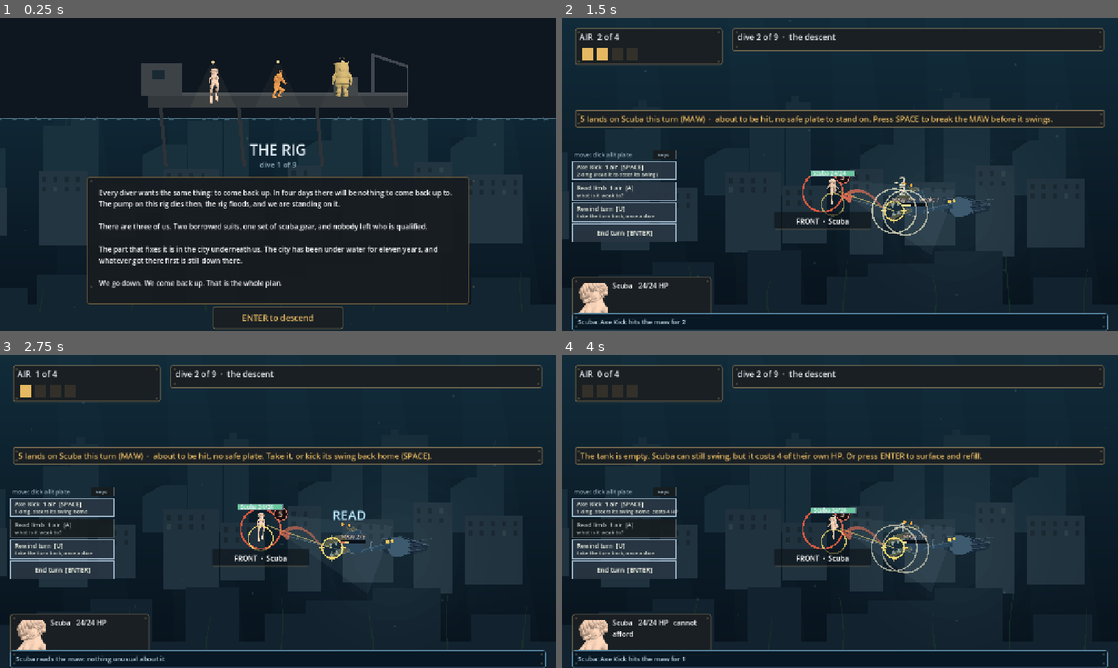
Above: before the commit, frames 1-4 (two rows, left to right).
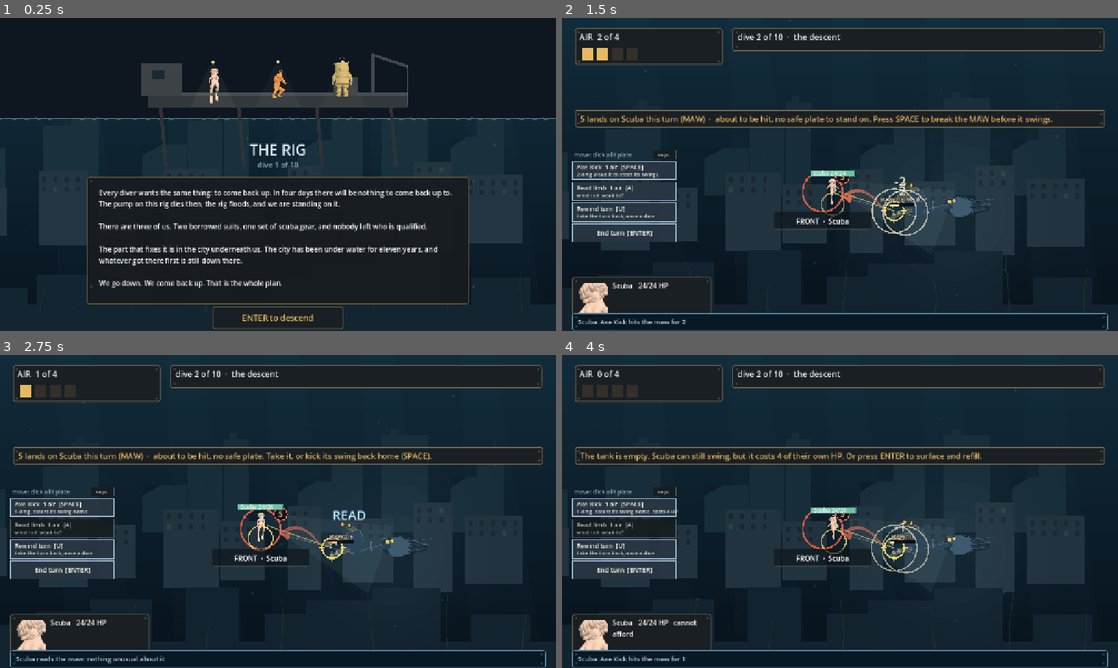
Above: after the commit, the same moments.

Repository: ImmortalDemonGod/salvage
Game: Godot game, scene res://game/main.tscn
Same seed, same stepped clock (60 frames per second), same inputs: the game is played once before the commit and once after it.
Inputs (mouse positions are in pixels of both pictures, inside the frame that each line leads up to):
- Up to frame 1 (0.25 s): no input
- Up to frame 2 (1.5 s): tap Enter at 0.5 s; move the mouse to (812, 237) at 0.52 s; hold W 0.53-1.25 s; tap 1 at 0.6 s; click (812, 237) at 0.67 s; tap Space at 0.77 s; drag from (1006, 221) to (812, 237) at 1.27 s
- Up to frame 3 (2.75 s): move the mouse to (111, 464) at 2.02 s; hold A from 2.03 s (still down); tap 3 at 2.1 s
- Up to frame 4 (4 s): release A at 2.75 s; drag from (867, 511) to (673, 464) at 2.77 s; move the mouse to (756, 433) at 3.52 s; hold Down from 3.53 s (still down); tap Q at 3.6 s; tap Space at 3.77 s

The runs differ from the first frame. In frame 1, less than 0.1% of the frame differs, in the area x 46-54%, y 46-48%; in frame 2, 0.3%, in the area x 29-85%, y 4-77%; in frame 3, 0.3%; in frame 4, 0.3%.

Commit message:
the barnacle: fewer limbs is not less fight
The artist's diversity ask, shipped as ladder content (dive 7 of 10):
a shell that SQUATS on FLANK, blocking the station until broken and
pried at from beside it, and a brittle feeler guarding the ground you
pry from. Three sim rules were born or fixed on the way, each mirrored
in the fuzz: blocks (a limb that takes a station), prying (a blocking
limb is attackable from its neighbours), and broken limbs releasing
their station's aim (a diver standing on a corpse could not target
past it, which stalemated the judge at t41). The single-limb shape
proved degenerate against the pinned judge (a one-HP cliff between
clears-in-4 and stalemates-at-41), so the artist gets two limbs, which
is still fewer. One judge amendment, logged in place: a healthy judge
fights and a hurt one dodges, because unconditional dodge value was
the shut-forever pathology in movement clothes. Bands: barnacle 87.6
casual, greedy t10 paying 14, every other fight within a point of
yesterday, G2 40 of 40 across the ten-beat ladder, and the escape
prompt can never glow a squatted plate (audited).

Diff:
--- a/content/beats.gd
+++ b/content/beats.gd
@@ -101,6 +101,17 @@
 		"expect": {"encounter": "spitter", "divers": 2, "open_stations": 4, "limbs": 3},
 	},
 	{
+		"id": "reef1",
+		"kind": "combat",
+		"encounter": "barnacle",
+		"title": "the barnacle",
+		"teaches": "blocks",
+		"uses": ["stations", "air", "limbs", "telegraph", "conditions", "backline"],
+		"built": true,
+		"expect": {"encounter": "barnacle", "divers": 2, "open_stations": 4, "limbs": 2},
+		"note": "the squat: a limb that TAKES your station until broken, pried at from beside it",
+	},
+	{
 		"id": "puzzle2",
 		"kind": "puzzle",
 		"stage": 2,
@@ -146,4 +157,4 @@
 
 static var MECHANICS := ["goal", "combat_frame", "stations", "air", "limbs",
 	"telegraph", "cost_tiers", "heavy_tier", "water_level", "conditions", "backline",
-	"overdraft", "umbilical", "analyze", "hunts", "ramp", "salvage"]
+	"overdraft", "umbilical", "analyze", "hunts", "ramp", "salvage", "blocks"]
--- a/content/encounters.gd
+++ b/content/encounters.gd
@@ -95,6 +95,35 @@
 			{"limb": 2, "stations": [REAR, FLANK], "dmg": 4, "name": "sweeps"},
 		],
 	},
+	# Beat `reef1`. The artist's diversity ask made content: ONE limb,
+	# and the limb is a squatter. The shell sits on FLANK and nobody
+	# stands there until it is broken; its slam alternates around the
+	# board, so the fight is a race to crack an armored thing that has
+	# taken your ground. Fewer limbs, new question.
+	"barnacle": {
+		"title": "the barnacle",
+		"art": {"kind": "crab", "scale": 120.0, "pos": [880, 330], "tint": [0.80, 0.62, 0.50]},
+		"places": {"0": [600, 392], "1": [842, 330], "3": [1096, 392], "4": [338, 392]},
+		"party": 2,
+		"drum": true,
+		"open_stations": [FRONT, FLANK, REAR, BACKLINE],
+		"starts": [FRONT, BACKLINE],
+		# two limbs is still the artist's "fewer": the single-limb space
+		# proved degenerate against the pinned judge (a one-HP cliff
+		# between clears-in-4 and stalemates-at-41), the same narrowness
+		# the two-diver crab documented. The shell squats; the feeler
+		# punishes the ground you pry from.
+		"limbs": [
+			{"name": "shell", "hp": 20, "station": FLANK, "trait": "leaking", "blocks": true},
+			{"name": "feeler", "hp": 13, "station": REAR, "trait": "brittle"},
+		],
+		"attacks": [
+			{"limb": 0, "stations": [REAR], "dmg": 5, "name": "slams"},
+			{"limb": 0, "hunts": true, "stations": [], "dmg": 5, "name": "snaps toward"},
+			{"limb": 1, "stations": [FRONT], "dmg": 4, "name": "scrapes at"},
+			{"limb": 1, "stations": [FRONT, REAR], "dmg": 4, "name": "rakes"},
+		],
+	},
 	# Beat `fight2`. A DIFFERENT anatomy, which is the question the whole
 	# station design rests on: does the geometry survive a different body?
 	# It inverts fight one deliberately. There, UNDER was the empty station
--- a/game/main.gd
+++ b/game/main.gd
@@ -777,15 +777,9 @@
 		return hurt + "   Nothing is announced where they stand: keep them there and hit with SPACE."
 	if not combat.can_attack(d):
 		var safe_far := -1
-		for st in combat.OPEN_STATIONS:
+		for st in _lit_stations():
 			var lbx: int = combat.STATION_LIMB[int(st)]
-			if lbx < 0 or combat.limb_broken[lbx]:
-				continue
-			var busy := false
-			for o in combat.divers:
-				if not o.down and int(o.station) == int(st):
-					busy = true
-			if not busy:
+			if lbx >= 0 and not combat.limb_broken[lbx]:
 				safe_far = int(st)
 				break
 		if safe_far >= 0 and combat.can_move_now(int(d.id)):
@@ -873,16 +867,11 @@
 
 func _escape_line(d) -> String:
 	var refuge := -1
-	for st in combat.OPEN_STATIONS:
-		if int(st) == int(d.station) or int(st) in combat.threatened_stations():
+	for st in _lit_stations():
+		if int(st) in combat.threatened_stations():
 			continue
-		var occupied := false
-		for o in combat.divers:
-			if not o.down and int(o.station) == int(st):
-				occupied = true
-		if not occupied:
-			refuge = int(st)
-			break
+		refuge = int(st)
+		break
 	var lb: int = combat.target_limb(d)
 	var kill := ""
 	if lb >= 0:
@@ -1399,6 +1388,9 @@
 		for o in combat.divers:
 			if not o.down and int(o.station) == int(st):
 				busy = true
+		var bl: int = combat.STATION_LIMB[int(st)]
+		if bl >= 0 and not combat.limb_broken[bl] and bool((combat.enc.limbs[bl] as Dictionary).get("blocks", false)):
+			busy = true
 		if not busy:
 			out.append(int(st))
 	return out
@@ -2302,7 +2294,7 @@
 				st = s2
 		if st < 0:
 			continue
-		var at: Vector2 = _limb_at(lb).lerp(_body_at(), 0.35) + Vector2(0, float(lb % 2) * -20.0)
+		var at: Vector2 = _limb_at(lb).lerp(_body_at(), 0.35) + Vector2(float(lb % 2) * 56.0 - 28.0, float(lb % 2) * -20.0)
 		if combat.limb_broken[lb]:
 			draw_string(df, at + Vector2(-34, -14), "BROKEN", HORIZONTAL_ALIGNMENT_LEFT, -1, 13,
 				Color(0.60, 0.66, 0.70, 0.9))
--- a/sim/combat.gd
+++ b/sim/combat.gd
@@ -239,7 +239,14 @@
 	var out: Array = []
 	for key in by_limb.keys():
 		var opts: Array = by_limb[key]
-		out.append(opts[turn % opts.size()])
+		if bool(enc.get("ferocious", false)):
+			# a fewer-limbed thing fights with everything it has, every
+			# turn: one limb, all its arcs. Diversity means new questions,
+			# not less fight.
+			for o in opts:
+				out.append(o)
+		else:
+			out.append(opts[turn % opts.size()])
 	return out
 
 # The telegraph. Deterministic, shown at the START of the player's turn,
@@ -363,7 +370,8 @@
 	# the key, and the press did nothing. Ask the same question both do.
 	if d.disables and d.station == BACKLINE:
 		return target_limb(d) >= 0
-	return STATION_LIMB[d.station] >= 0 and not limb_broken[STATION_LIMB[d.station]]
+	var tl: int = target_limb(d)
+	return tl >= 0 and not limb_broken[tl]
 
 # which limb this diver would hit from where it stands
 func target_limb(d) -> int:
@@ -375,7 +383,16 @@
 			if can_shut(int(it.limb)):
 				return int(it.limb)
 		return -1
-	return int(STATION_LIMB[d.station])
+	var own: int = int(STATION_LIMB[d.station])
+	if own >= 0 and not limb_broken[own]:
+		return own
+	# a blocking limb is pried at from BESIDE it: it took the station you
+	# would stand on, so the neighbouring stations are the way at it
+	for nb in neighbours(int(d.station)):
+		var bl: int = int(STATION_LIMB[int(nb)])
+		if bl >= 0 and not limb_broken[bl] and bool((enc.limbs[bl] as Dictionary).get("blocks", false)):
+			return bl
+	return -1
 
 func afford(cost: int) -> bool:
 	return air >= cost
@@ -613,6 +630,9 @@
 	for o in divers:
 		if not o.down and int(o.station) == station:
 			return false
+	var bl: int = STATION_LIMB[station]
+	if bl >= 0 and not limb_broken[bl] and bool((enc.limbs[bl] as Dictionary).get("blocks", false)):
+		return false
 	var cost := move_cost(i)
 	if cost > 0 and not afford(cost):
 		return false
--- a/tools/bots.gd
+++ b/tools/bots.gd
@@ -24,6 +24,9 @@
 				for o in c.divers:
 					if not o.down and int(o.station) == int(s):
 						busy = true
+				var bl2: int = c.STATION_LIMB[int(s)]
+				if bl2 >= 0 and not c.limb_broken[bl2] and bool((c.enc.limbs[bl2] as Dictionary).get("blocks", false)):
+					busy = true
 				if not busy:
 					out.append({"kind": "move", "i": d.id, "s": int(s)})
 	return out
@@ -192,10 +195,14 @@
 					if int(d.station) in it.stations and int(c.limb_stun[int(it.limb)]) <= 0 and not c.limb_broken[int(it.limb)]:
 						would2 += int(it.dmg)
 				# capped below an attack's typical score: uncapped, the
-				# judge dodge-thrashed (41-turn crab, G2 0/40). A dodge is
-				# the best action when attacking is weak, never instead of
-				# every attack forever.
-				score += minf(float(would2) * 0.45, 1.2)
+				# judge dodge-thrashed (41-turn crab, G2 0/40). And a
+				# HEALTHY diver discounts the dodge further: unconditional
+				# dodge value stalemated every squatter shape at t41 (the
+				# shut-forever pathology in movement clothes). A judge
+				# fights while healthy and dodges while hurt, which is
+				# also what a floor should measure.
+				var dodge_w: float = 0.45 if float(d.hp) / float(d.max_hp) < 0.6 else 0.18
+				score += minf(float(would2) * dodge_w, 1.2)
 				if float(d.hp) / float(d.max_hp) < 0.5:
 					score += 0.6
 		if score > best_score:
--- a/verify/checks.gd
+++ b/verify/checks.gd
@@ -119,7 +119,13 @@
 			var i := int(st)
 			if i == Combat.BACKLINE and drum:
 				continue
-			if limb_at[i] < 0 and threatened.has(i):
+			var pries := false
+			var probe2 := Combat.new(String(key))
+			for nb in probe2.neighbours(i):
+				var bl := int(probe2.STATION_LIMB[int(nb)])
+				if bl >= 0 and bool((probe2.enc.limbs[bl] as Dictionary).get("blocks", false)):
+					pries = true
+			if limb_at[i] < 0 and threatened.has(i) and not pries:
 				fail("STATION DEAD BY DESIGN in %s: %s is threatened but exposes no limb, so standing there costs damage and buys nothing"
 					% [String(key), Combat.STATION_NAMES[i]])
 			if limb_at[i] < 0 and not threatened.has(i):
@@ -182,8 +188,12 @@
 		if not open_here:
 			continue
 		if pct == 0.0:
-			if i == refuge and refuge_needed and not refuge_in_arc:
-				pass # a valid refuge: never in an arc, and sometimes the only safe ground
+			var blocked_ground := false
+			var bl9: int = int(probe.STATION_LIMB[i])
+			if bl9 >= 0 and bool((probe.enc.limbs[bl9] as Dictionary).get("blocks", false)):
+				blocked_ground = true # a squatter's ground is for TAKING, not standing
+			if (i == refuge and refuge_needed and not refuge_in_arc) or blocked_ground:
+				pass
 			else:
 				fail("DEAD STATION in %s: %s is never occupied in optimal play" % [enc_id, Combat.STATION_NAMES[i]])
 		if pct > 60.0 and OPEN.size() > 1:
--- a/verify/fuzz.gd
+++ b/verify/fuzz.gd
@@ -112,9 +112,13 @@
 				return true
 		return false
 	var limb: int = c.STATION_LIMB[int(d.station)]
-	if limb < 0:
-		return false
-	return not bool(c.limb_broken[limb])
+	if limb >= 0 and not bool(c.limb_broken[limb]):
+		return true
+	for nb in c.neighbours(int(d.station)):
+		var bl: int = int(c.STATION_LIMB[int(nb)])
+		if bl >= 0 and not c.limb_broken[bl] and bool((c.enc.limbs[bl] as Dictionary).get("blocks", false)):
+			return true
+	return false
 
 func expect_move(c: Combat, i: int, s: int) -> bool:
 	var d = c.divers[i]
@@ -130,6 +134,9 @@
 	for o in c.divers:
 		if not o.down and int(o.station) == s:
 			return false
+	var bl: int = c.STATION_LIMB[s]
+	if bl >= 0 and not c.limb_broken[bl] and bool((c.enc.limbs[bl] as Dictionary).get("blocks", false)):
+		return false
 	return int(d.station) != s
 
 # `used` is the fuzzer's OWN count of overdrafts accepted since the last
--- a/verify/hint.gd
+++ b/verify/hint.gd
@@ -96,6 +96,9 @@
 			if not o.down and int(o.station) == st and int(o.id) != int(d.id):
 				fail("%s: prompt sends %s to %s, which the screen labels taken (%s is there)" % [
 					enc_id, d.dname, name, o.dname])
+		var blk: int = int(c.STATION_LIMB[st])
+		if blk >= 0 and not c.limb_broken[blk] and bool((c.enc.limbs[blk] as Dictionary).get("blocks", false)):
+			fail("%s: prompt glows %s while the %s squats on it" % [enc_id, name, c.LIMB_NAMES[blk]])
 		if not c.can_move_now(scene.selected):
 			fail("%s: prompt says move when %s has spent the free move and the tank cannot pay for another" % [
 				enc_id, d.dname])
Not shown, added: site/index.apple-touch-icon.png.import
Not shown, added: site/index.icon.png.import
Not shown, added: site/index.png.import
